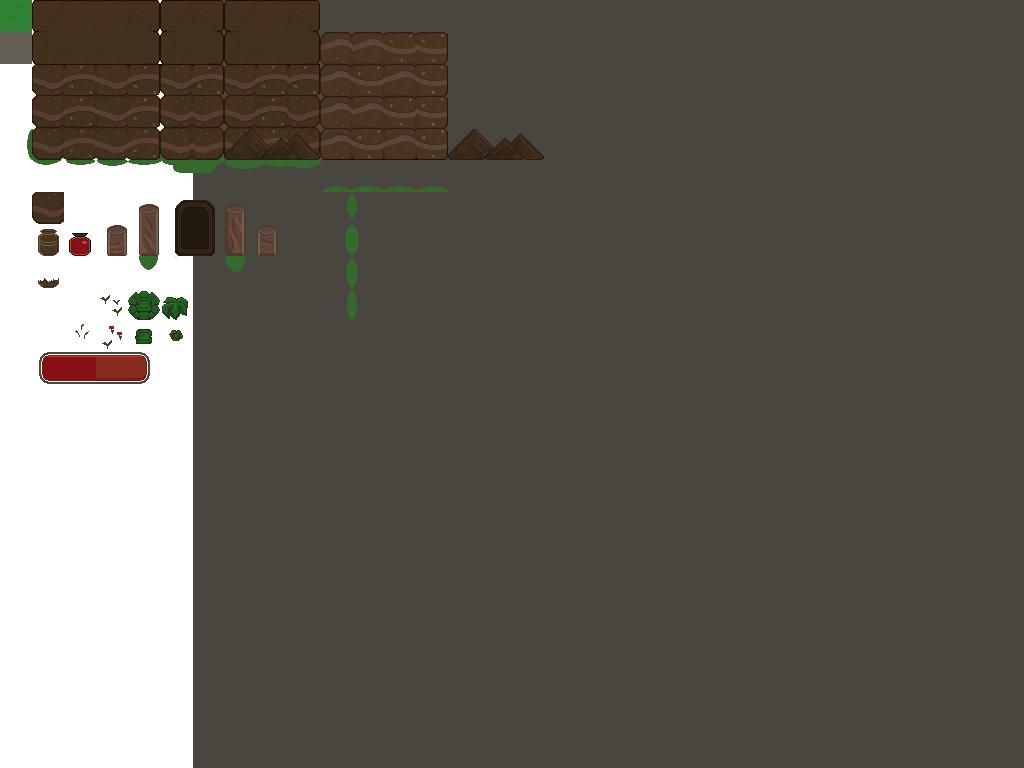
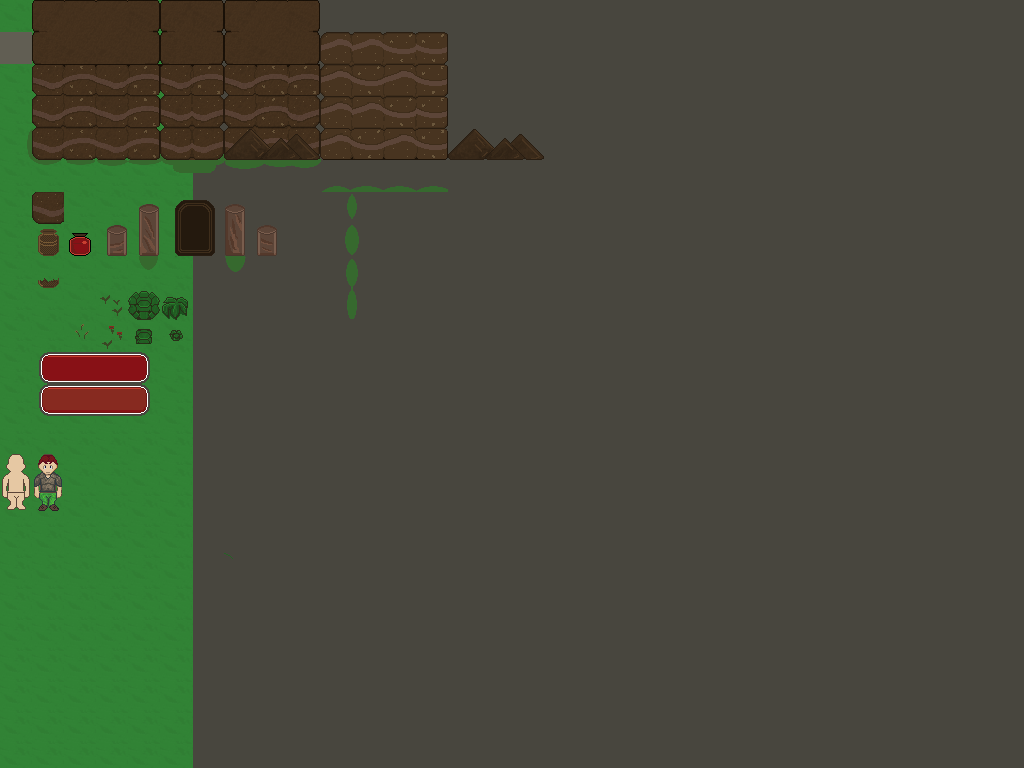
Layers edited between the first and the second w=1024, h=768 image:
renamed "Health container" to "Health container full", painted on it over [39, 352, 150, 416]
added layer "Hero Hair" above "Hero clothes" over [38, 455, 58, 465]
added layer "Hero clothes" above "Shoes Shade" over [34, 472, 62, 507]
added layer "Shoes Shade" above "Shoes Color" over [38, 504, 59, 511]
added layer "Shoes Color" above "Shoes" over [38, 504, 59, 511]
added layer "Shoes" above "Hero pants shade" over [38, 504, 59, 511]
added layer "Hero pants shade" above "Hero pants color" over [40, 492, 56, 507]
added layer "Hero pants color" above "Hero clothes shade" over [40, 493, 56, 506]
added layer "Hero clothes shade" above "Hero clothes color" over [34, 471, 63, 492]
added layer "Hero clothes color" above "Hero outline" over [34, 472, 62, 492]
added layer "Hero shading" above "Hero" over [2, 454, 62, 510]
showed "Grass Tiles" over [0, 0, 193, 768]
